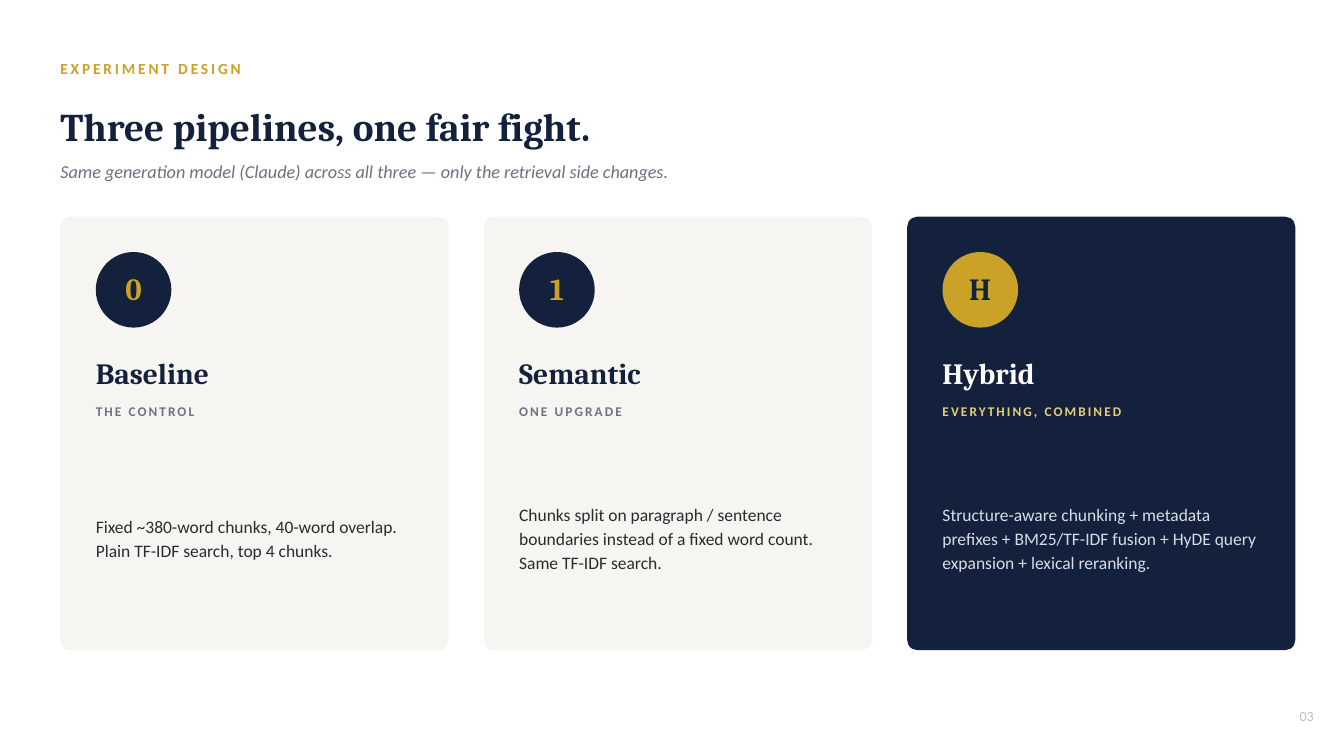
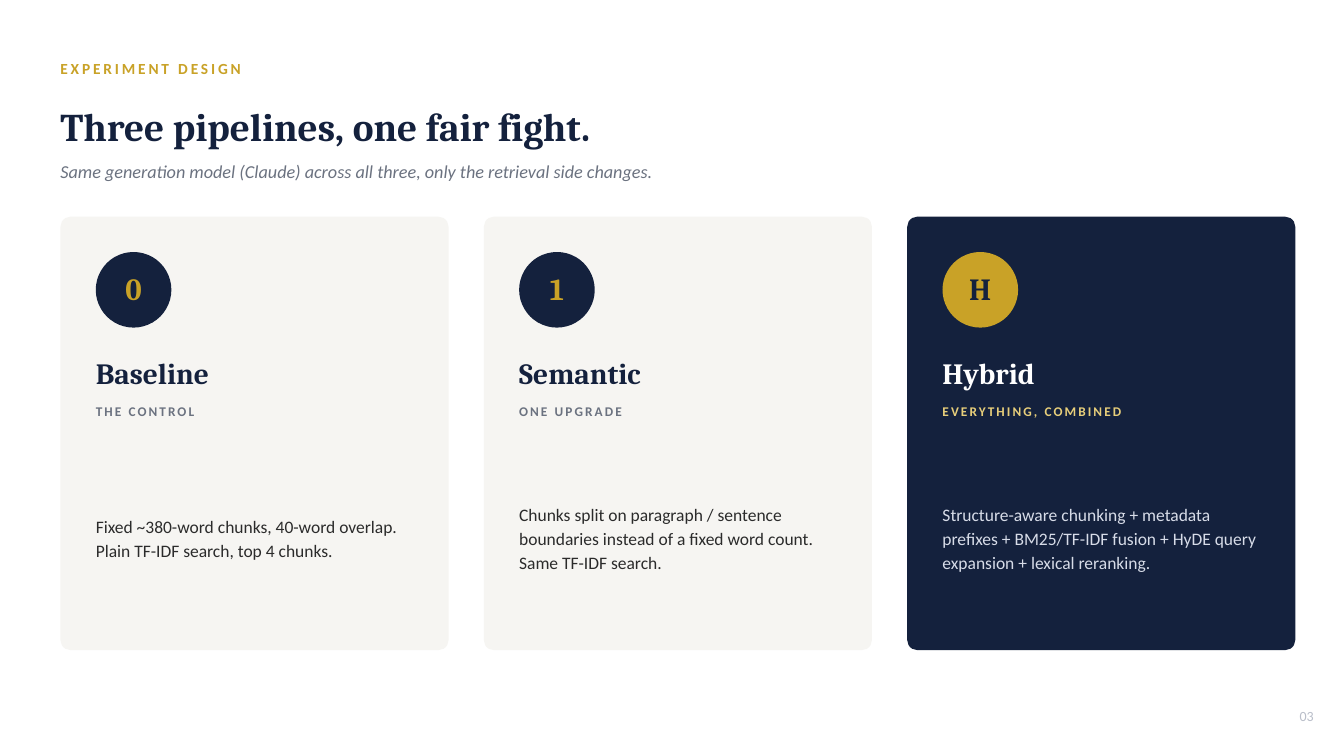
Before and after one commit to nv78/Research-semanticchunking, a slide deck: slide 3 of FinanceBench_Ablation_Deck.pptx. Drawn at 1344x756 pixels with LibreOffice and Linux fonts; fonts in the diff are those of the drawing. Boxes give left, top, right and bottom in pixels: in the first picture for what was removed or moved away, otherwise in the second. Text is boxed around its words. In the diff, an @@ line names an element or a change of style, - is before the commit and + after.

```diff
--- a/FinanceBench_Ablation_Deck.pptx
+++ b/FinanceBench_Ablation_Deck.pptx
@@ text at bbox=[60, 165, 652, 181]: text changed @@
-Same generation model (Claude) across all three — only the retrieval side changes.
+Same generation model (Claude) across all three, only the retrieval side changes.
```
Also in this commit, not shown: 13 other slides changed, 2 other files.
